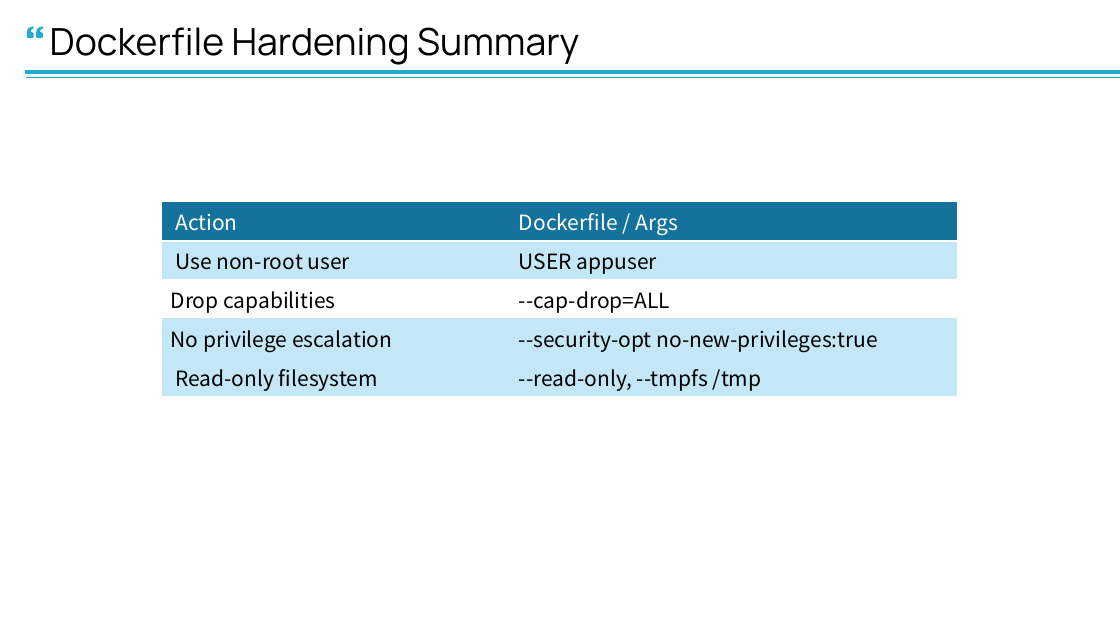
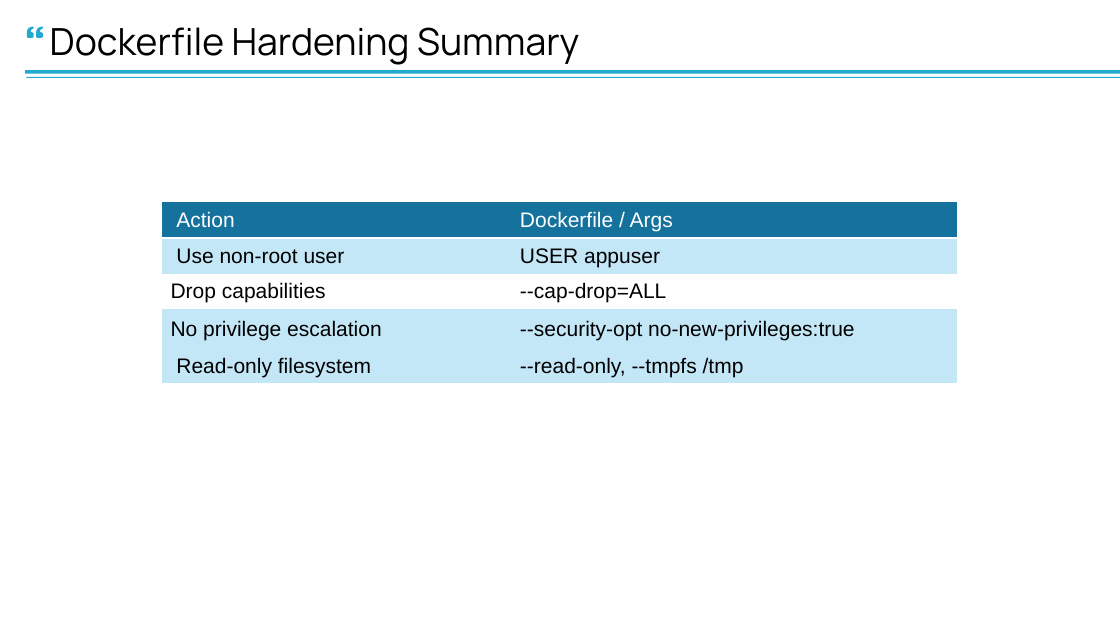
Before and after one commit to karthikasturi/Docker-Advanced, a slide deck: slide 34 of Day01/Docker Security Training.pptx. Drawn at 1120x630 pixels with LibreOffice and Linux fonts; fonts in the diff are those of the drawing. Boxes give left, top, right and bottom in pixels: in the first picture for what was removed or moved away, otherwise in the second. Text is boxed around its words. In the diff, an @@ line names an element or a change of style, - is before the commit and + after.

Commit message:
Fixed a table in namespace slide

```diff
--- a/Day01/Docker Security Training.pptx
+++ b/Day01/Docker Security Training.pptx
@@ table at (162,202,957,383) @@
@@ font Noto Sans CJK SC to Arial @@
@@ borders changed @@
```
Also in this commit, not shown: 37 other slides changed.
